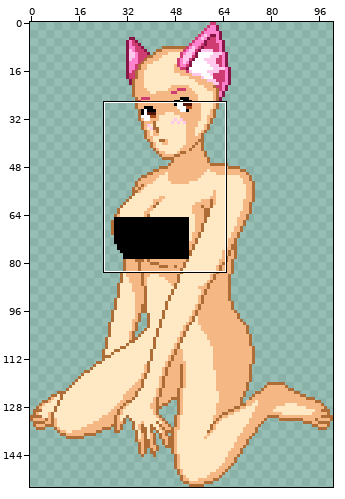
Sprite sheet, stored at base-censored.png. The first picture is a wide view before the edit; the outline marks the close-up.
Close-up. First the earlier version:
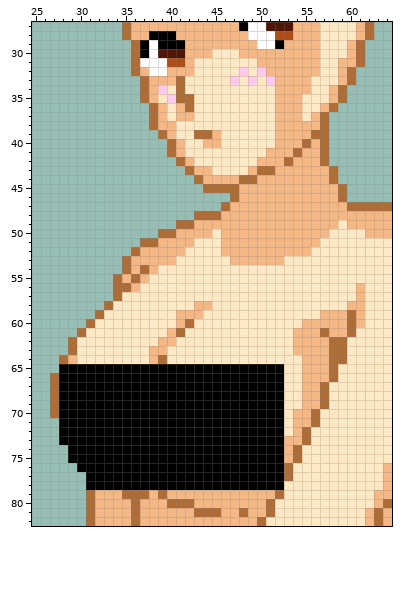
The file is 101x155 pixels. Shown: x 25..64, y 27..82. The commit also changed other parts of the picture, which this record leaves out.
The same view after the edit:
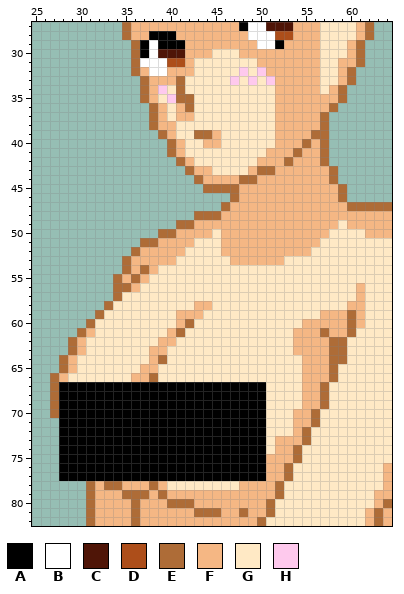
Palette (. is transparent): A #000000  B #ffffff  C #4f1507  D #ad4e1a  E #ae6c37  F #f5b784  G #ffe9c5  H #fec9ed
Change:
{"y":33,"x":56,"old":"G","new":"F"}
{"y":34,"x":56,"old":"G","new":"F"}
{"y":35,"x":55,"old":"GGG","new":"FFF"}
{"y":36,"x":55,"old":"GG","new":"FF"}
{"y":37,"x":55,"old":"G","new":"F"}
{"y":61,"x":31,"old":"G","new":"F"}
{"y":62,"x":30,"old":"G","new":"F"}
{"y":63,"x":30,"old":"G","new":"F"}
{"y":65,"x":28,"old":"AAAAAAAAAAAAAAAAAAAAAAAAA","new":"EFGGGGGGGFFGGGGGGGGGGGGGG"}
{"y":66,"x":28,"old":"AAAAAAAAAAAAAAAAAAAAAAAAA","new":"FGGGGGGGFFEGGGGGGGGGGGGGG"}
{"y":67,"x":51,"old":"AA","new":"GG"}
{"y":68,"x":51,"old":"AA","new":"GG"}
{"y":69,"x":51,"old":"AA","new":"GG"}
{"y":70,"x":51,"old":"AA","new":"GG"}
{"y":71,"x":51,"old":"AA","new":"GG"}
{"y":72,"x":51,"old":"AA","new":"GG"}
{"y":73,"x":51,"old":"AA","new":"GF"}
{"y":74,"x":28,"old":".","new":"A"}
{"y":74,"x":51,"old":"AA","new":"GF"}
{"y":75,"x":28,"old":".","new":"A"}
{"y":75,"x":51,"old":"AA","new":"FF"}
{"y":76,"x":28,"old":"..","new":"AA"}
{"y":76,"x":51,"old":"AA","new":"FF"}
{"y":77,"x":28,"old":"...","new":"AAA"}
{"y":77,"x":51,"old":"AA","new":"FF"}
{"y":78,"x":31,"old":"AAAAAAAAAAAAAAAAAAAAAA","new":"EFEEFFFEFGGGGGGGGFFFFE"}
{"label":"changed","picture_box":[302,76,329,121]}
{"label":"changed","picture_box":[59,328,284,490]}
